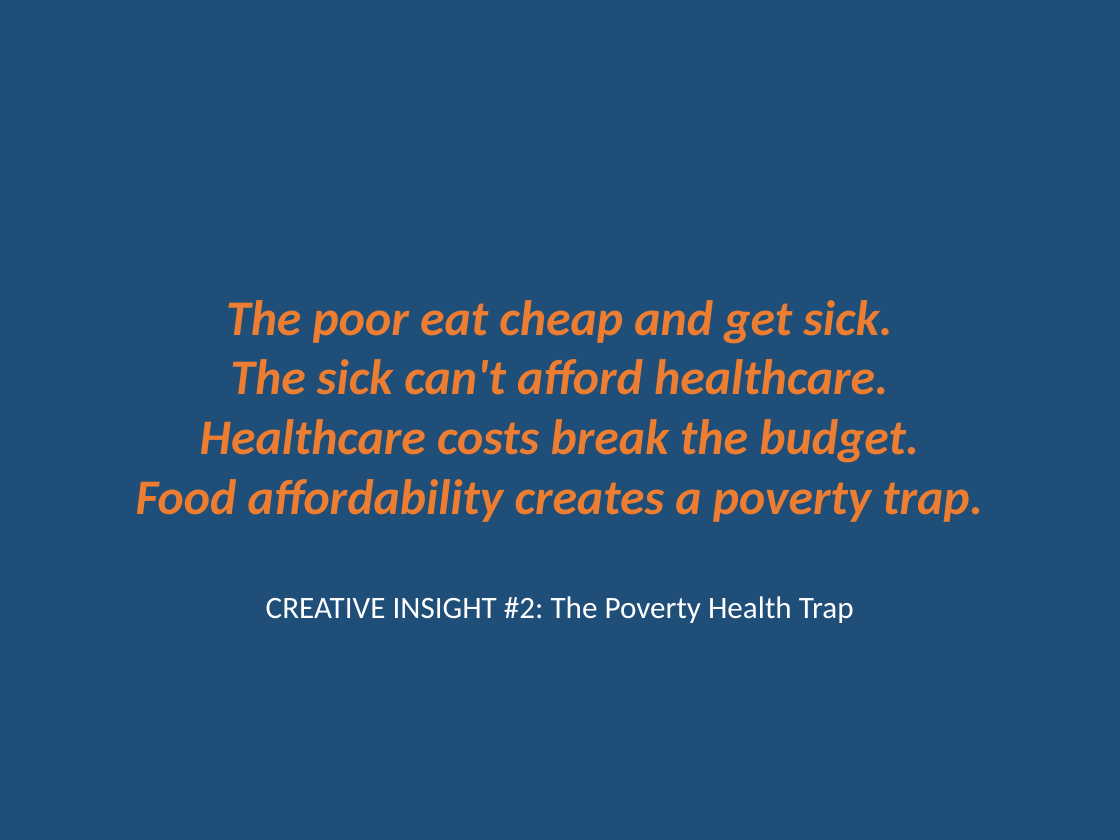
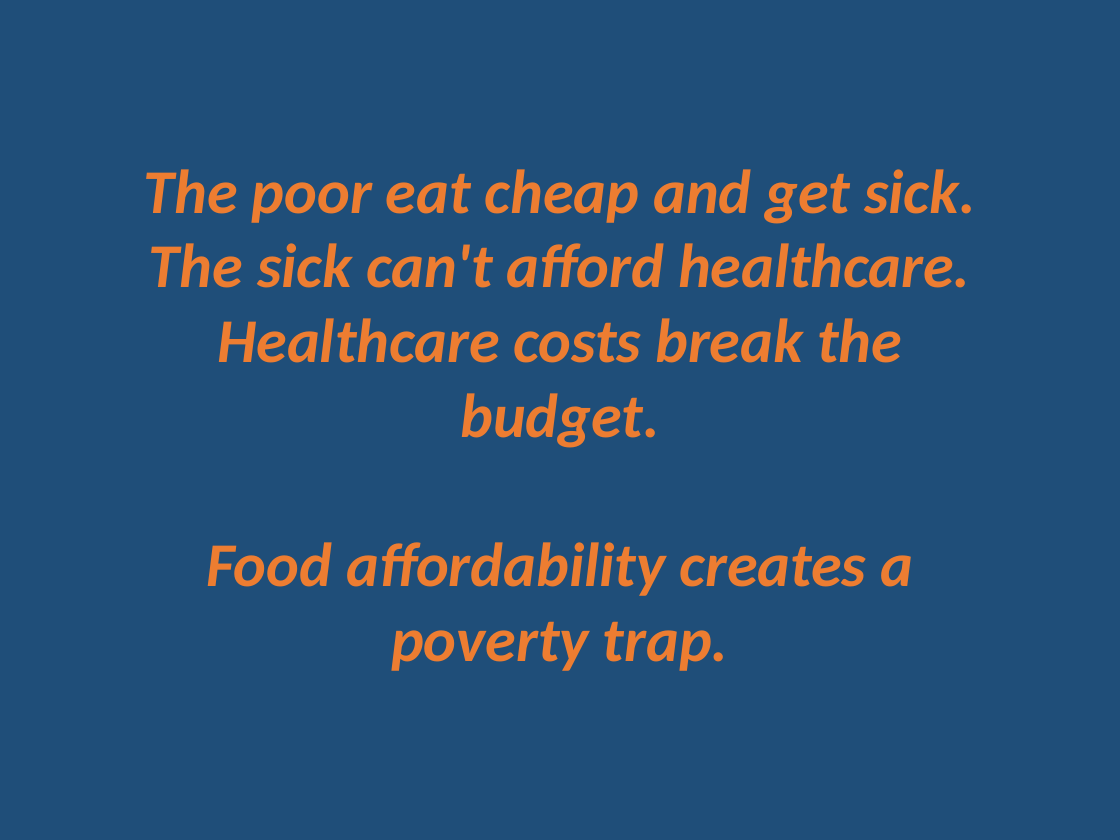
Before and after one commit to horaciofonseca-dev/snipping-prices-tool, a slide deck: slide 13 of CAPSTONE_DELIVERABLES/Snipper_Tool_Reality_vs_Official_Paris.pptx. Drawn at 1120x840 pixels with LibreOffice and Linux fonts; fonts in the diff are those of the drawing. Boxes give left, top, right and bottom in pixels: in the first picture for what was removed or moved away, otherwise in the second. Text is boxed around its words. In the diff, an @@ line names an element or a change of style, - is before the commit and + after.

```diff
--- a/CAPSTONE_DELIVERABLES/Snipper_Tool_Reality_vs_Official_Paris.pptx
+++ b/CAPSTONE_DELIVERABLES/Snipper_Tool_Reality_vs_Official_Paris.pptx
@@ text at (144,169,976,671): text changed; size 32 to 40 pt @@
-The poor eat cheap and get sick.
-The sick can't afford healthcare.
-Healthcare costs break the budget.
-Food affordability creates a poverty trap.
+The poor eat cheap and get sick.
+The sick can't afford healthcare.
+Healthcare costs break the budget.
+Food affordability creates a poverty trap.
@@ text removed at (266,596,854,623) @@
-CREATIVE INSIGHT #2: The Poverty Health Trap
```
Also in this commit, not shown: 18 other slides changed, 5 slides removed, 24 other files.
